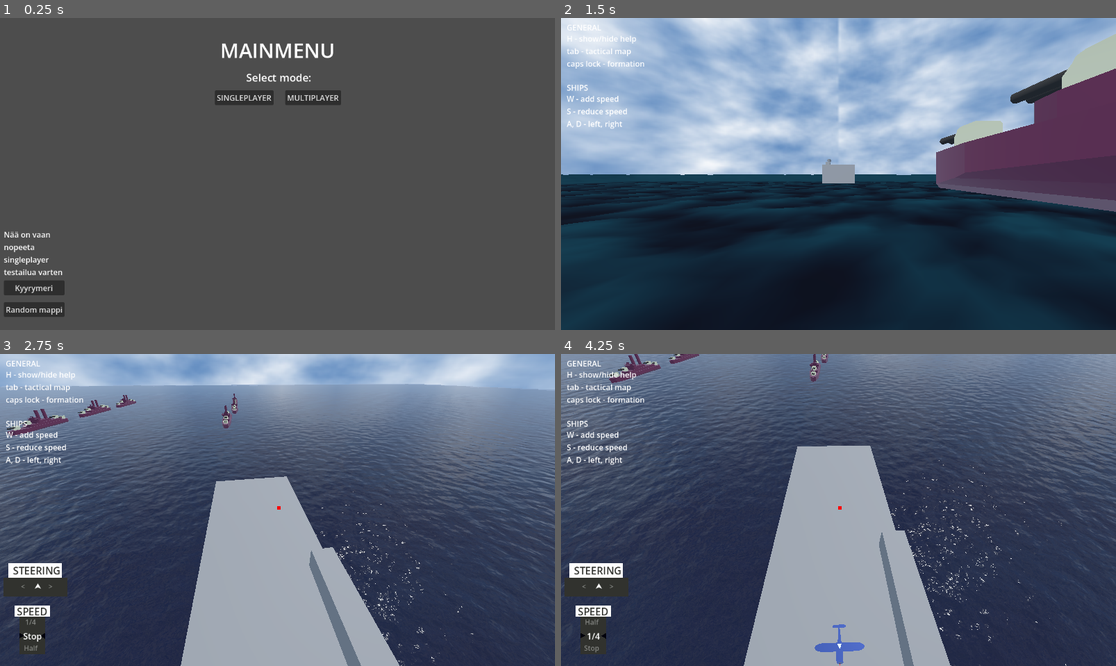
Above: before the commit, frames 1-4 (two rows, left to right).
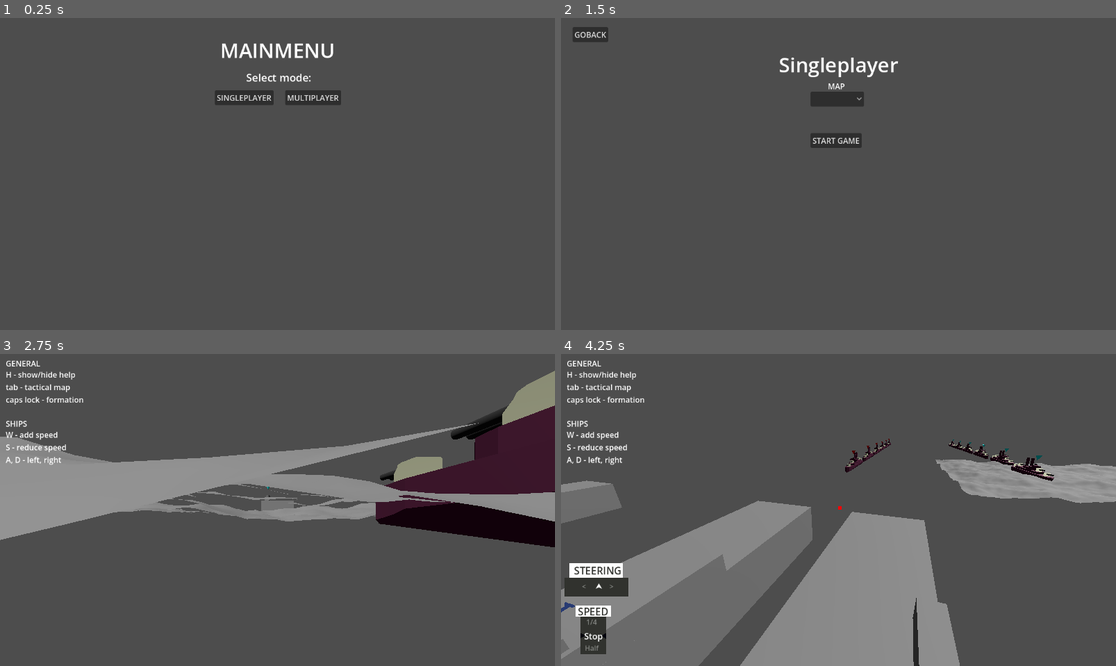
Above: after the commit, the same moments.

Repository: HenrikPent/Tattitukka
Game: Godot game, scene res://Main/main.tscn
Same seed, same stepped clock (60 frames per second), same inputs: the game is played once before the commit and once after it.
Inputs (mouse positions are in pixels of both pictures, inside the frame that each line leads up to):
- Up to frame 1 (0.25 s): no input
- Up to frame 2 (1.5 s): click (594, 286) at 0.5 s, where only the run before the commit has a clickable "Kyyrymeri"; click (805, 99) at 1.25 s, where only the run after the commit has a clickable "SINGLEPLAYER"
- Up to frame 3 (2.75 s): click (277, 475) at 2 s, where only the run after the commit has a clickable "START GAME"
- Up to frame 4 (4.25 s): tap Enter at 2.75 s; move the mouse to (866, 510) at 2.77 s; press the mouse at (866, 510) at 2.78 s; hold W (forward) from 2.78 s (still down); tap Space (jump) at 3.02, 3.77 s; move the mouse to (810, 510) at 3.52 s; release the mouse at (810, 510) at 3.53 s; tap U (carrier_spawn) at 3.6 s; click (810, 510) at 3.8 s

The runs differ from the first frame. In frame 1, 1.3% of the frame differs, in the area x 0-12%, y 68-96%; in frame 2, 98%, in the area x 0-100%, y 0-100%; in frame 3, 96%; in frame 4, 88%.

Commit message:
Pelin aloitus logiikka (multi/single) omiin scripteihin, map manager, spawn markerit mappiin + muuta pientä
Multiplayerin aloitus omassa scriptissä
singlen omassa scriptissä

Map manager hoitaa pelin alkuspawnukset, ja tulevaisuudessa esim sään ja valtauspisteet.
Spawn markkerit merkkaa spawn pointteja, joita map manger osaa käyttää.

muuta:
laivoille tilapäiset team identifaierit
mapissa unit häviää heti kun se tuhoutuu(pelaaja ei voi enää ohjata), vaikka fyysiesti se vielä esim uppoaa, tai putoaa taivaalta.

Diff:
--- a/Camera/camera_data.gd
+++ b/Camera/camera_data.gd
@@ -17,7 +17,8 @@
 	var mouse_pos = get_viewport().get_mouse_position()
 	var ray_origin = camera.project_ray_origin(mouse_pos)
 	var ray_direction = camera.project_ray_normal(mouse_pos)
-	var ray_end = ray_origin + ray_direction * 2000 # Ammuntapiiri 2km
+
+	var ray_end = ray_origin + ray_direction * 4000 # Ammuntapiiri 2km
 
 	# 1. FYSIKKAKYSELY (Raycast)
 	var space_state = camera.get_world_3d().direct_space_state
--- a/GameUI/TacticalMap/tactical_map.gd
+++ b/GameUI/TacticalMap/tactical_map.gd
@@ -39,6 +39,13 @@
 
 	# 2. Päivitetään tai luodaan ikonit
 	for unit in units:
+		if unit.get("team_id") == 0:
+			# Jos unit on “kuollut” → poista ikoni, jos se on vielä olemassa
+			if icon_map.has(unit):
+				icon_map[unit].queue_free()
+				icon_map.erase(unit)
+			continue
+
 		if not icon_map.has(unit):
 			_create_icon_for_unit(unit)
 
@@ -123,6 +130,8 @@
 	var min_dist = 30.0 # Kasvatetaan hieman osumisaluetta (30 pikseliä)
 
 	for unit in icon_map.keys():
+		if unit.get("team_id") == 0: continue
+
 		var icon = icon_map[unit]
 		# Käytetään icon.positionia suoraan, jos IconLayer on 0,0 kohdassa
 		var icon_center = icon.position + (icon.size / 2.0)
@@ -163,6 +172,7 @@
 	var min_dist = 30.0
 
 	for unit in icon_map.keys():
+		if unit.get("team_id") == 0: continue
 		if unit == selected_unit: continue # Ei voi seurata itseään
 
 		var icon = icon_map[unit]
@@ -246,6 +256,8 @@
 	for unit in icon_map.keys():
 		if not is_instance_valid(unit): continue
 
+		if unit.get("team_id") == 0: continue
+
 		if unit.get("team_id") != my_id: continue
 
 		var start_pos = world_to_map(unit.global_position)
--- a/HUDs/ShipHud/ship_hud.tscn
+++ b/HUDs/ShipHud/ship_hud.tscn
@@ -44,6 +44,7 @@
 offset_top = 550.0
 offset_right = 77.0
 offset_bottom = 590.0
+mouse_filter = 2
 
 [node name="ColorRect2" type="ColorRect" parent="Speed" unique_id=1015137458]
 layout_mode = 0
@@ -174,6 +175,7 @@
 offset_top = -1.0
 offset_right = 229.0
 offset_bottom = 39.0
+mouse_filter = 2
 
 [node name="HardPort" type="Label" parent="Steering/HBoxContainer" unique_id=207327456]
 layout_mode = 2
--- a/Main/MainMenuUI.gd
+++ b/Main/MainMenuUI.gd
@@ -149,19 +149,9 @@
 
 
 func _on_start_single_pressed():
-	## 1. Haetaan valitun kartan indeksi OptionButtonista
 	var selected_map = map_selector_2.get_selected_id()
-
-	# 2. Etsitään Main-node (jos MainMenu on sen lapsi, käytä get_parent())
-	# Jos MainMenu on eri skenessä, voit käyttää esim. get_tree().root.get_node("Main")
-	var main_node = get_parent()
-
-	if main_node and main_node.has_method("start_singleplayer"):
-		main_node.start_singleplayer(selected_map)
-		# 3. Piilotetaan valikko
-		self.hide()
-	else:
-		print("VIRHE: Main-nodea ei löytynyt tai siinä ei ole start_singleplayer-funktiota!")
+	Singleplayer.start_game(selected_map)
+	self.hide()
 
 
 func _on_back_button_pressed():
--- a/Main/Multiplayer.gd
+++ b/Main/Multiplayer.gd
@@ -136,10 +136,20 @@
 	for id in all_player_ids:
 		main_node.add_player(id)
 
-	if main_node.has_node("UnitSpawner"):
-		main_node.get_node("UnitSpawner").spawn_starting_units(all_player_ids)
+	# 4. Luodaan pelaajat
+	for id in all_player_ids:
+		main_node.add_player(id)
 
-	# Viimeinen varmistusviive ja peli käyntiin clienteilla
+	# 5. Kerrotaan MapManagerille ketkä osallistuu (Vain serveri tekee spawnin)
+	var map_container = main_node.get_node("MapContainer")
+
+	if map_container.get_child_count() > 0:
+		var current_map = map_container.get_child(0)
+		var map_manager = current_map.get_node_or_null("MapManager")
+		if map_manager:
+			map_manager.setup(all_player_ids)
+
+	# 6. Käynnistetään clientit
 	await get_tree().create_timer(0.2).timeout
 	start_game_rpc.rpc()
 
--- /dev/null
+++ b/Main/Singleplayer.gd
@@ -0,0 +1,52 @@
+#single
+extends Node
+
+var ai_count = 1
+var main_node: Node = null
+
+func _ready():
+	main_node = get_tree().root.get_node("Main")
+
+
+func start_game(map_index: int):
+	print("Aloitetaan Single Player...")
+
+	if main_node == null:
+		print("Main-nodea ei löytynyt!")
+		return
+
+	# 1️⃣ Offline peer
+	multiplayer.multiplayer_peer = OfflineMultiplayerPeer.new()
+
+	# 2️⃣ Ladataan kartta
+	var seed_val = randi()
+	main_node.load_map(map_index, seed_val)
+
+	# ❗ ODOTA YKSI FRAME että mapin _ready() ehtii ajautua
+	await get_tree().process_frame
+
+	# 3️⃣ Lisää pelaaja
+	main_node.add_player(1)
+
+	# 4️⃣ Participants
+	var participants = [1]
+	for i in range(1, ai_count + 1):
+		participants.append(-i)
+
+	# 5️⃣ Hae MapManager dynaamisesti
+	var map_container = main_node.get_node("MapContainer")
+
+	if map_container.get_child_count() > 0:
+		var current_map = map_container.get_child(0)
+		var map_manager = current_map.get_node_or_null("MapManager")
+		if map_manager:
+			map_manager.setup(participants)
+
+	# 6️⃣ UI
+	if main_node.has_node("UI/TacticalMap"):
+		main_node.get_node("UI/TacticalMap").setup(main_node.get_node("Units"))
+
+	if main_node.has_node("UI/HelpUI"):
+		main_node.get_node("UI/HelpUI").visible = true
+
+	Input.set_mouse_mode(Input.MOUSE_MODE_CAPTURED)
--- a/Main/main.gd
+++ b/Main/main.gd
@@ -9,38 +9,6 @@
 func _ready():
 	# Kun joku yhdistää, serveri hoitaa pelaajan luomisen
 	multiplayer.peer_disconnected.connect(remove_player)
-
-func start_singleplayer(map_index: int):
-	print("Aloitetaan Single Player...")
-
-	# Luodaan "offline" serveri, jotta is_server() on true ja spawnerit toimivat
-	#var peer = SceneMultiplayer.new()
-	multiplayer.multiplayer_peer = OfflineMultiplayerPeer.new()
-
-	var seed_val = randi()
-	load_map(map_index, seed_val)
-
-	add_player(1) # Pelaaja
-
-	# Luodaan lista, jossa on pelaaja (1) ja AI:t (-1, -2 jne.)
-	var participants = [1]
-	var ai_count = 1
-	for i in range(1, ai_count + 1):
-		participants.append(-i)
-	# Kutsutaan unittien spawneria
-	# Annetaan sille lista, jossa on vain sinun ID (1)
-	if has_node("UnitSpawner"):
-		$UnitSpawner.spawn_starting_units(participants)
-
-
-	if has_node("UI/TacticalMap"):
-		$UI/TacticalMap.setup($Units)
-		print("DEBUG: TacticalMap setup valmis. Kohde: ", $Units.get_path())
-
-	if has_node("UI/HelpUI"):
-		$UI/HelpUI.visible = true
-
-	Input.set_mouse_mode(Input.MOUSE_MODE_CAPTURED)
 
 
 func add_player(id: int):
--- a/Main/main_menu.tscn
+++ b/Main/main_menu.tscn
@@ -77,6 +77,7 @@
 horizontal_alignment = 1
 
 [node name="TESTING" type="Control" parent="Main" unique_id=1198243652]
+visible = false
 anchors_preset = 0
 offset_right = 40.0
 offset_bottom = 40.0
--- a/Main/unit_spawner.gd
+++ b/Main/unit_spawner.gd
@@ -8,7 +8,7 @@
 	"carrier": preload("res://Units/Vehicles/Ships/Carrier/Carrier.tscn"),
 	"rifleman": preload("res://Units/Soldiers/Rifleman/Rifleman.tscn")
 	}
-
+"""
 func spawn_starting_units(player_ids: Array):
 	if not multiplayer.is_server(): return
 
@@ -21,7 +21,7 @@
 		var base_x = player_slot * 400.0
 
 		# 1. Destroyerit
-		for i in range(3):
+		for i in range(6):
 			var unit_name = "dest_" + str(id) + "_" + str(i)
 			var spawn_pos = Vector3(base_x + 20, -5, i * 200) # Pieni offset carrieriin
 			var unit = spawn_unit("destroyer", id, spawn_pos, unit_name)
@@ -30,9 +30,9 @@
 				first_unit = unit
 
 		# 2. Carrier
-		for i in range(1):
+		for i in range(2):
 			var unit_name = "carrier_" + str(id) + "_" + str(i)
-			var spawn_pos = Vector3(base_x, 0, -500)
+			var spawn_pos = Vector3(base_x + i*300, 0, -500)
 			var unit = spawn_unit("carrier", id, spawn_pos, unit_name)
 
 			# Asetetaan Carrier oletukseksi
@@ -44,7 +44,7 @@
 			if is_instance_valid(final_unit):
 				UnitManager._perform_switch(id, final_unit)
 		)
-
+"""
 
 func spawn_unit(type: String, team: int, pos: Vector3, nime: String, rot: Vector3 = Vector3.ZERO):
 	if not multiplayer.is_server(): return null
--- a/Maps/Kyyrymeri/Kyyry_meri.tscn
+++ b/Maps/Kyyrymeri/Kyyry_meri.tscn
@@ -1,6 +1,7 @@
 [gd_scene format=3 uid="uid://ch0ickhsmyf2o"]
 
 [ext_resource type="Script" uid="uid://ckaq3pi3tse83" path="res://Maps/Kyyrymeri/sea_floor.gd" id="1_7mrgk"]
+[ext_resource type="Script" uid="uid://dd6vd3lo6ei77" path="res://Maps/Kyyrymeri/MapManager.gd" id="2_ei5om"]
 
 [sub_resource type="Gradient" id="Gradient_ei5om"]
 colors = PackedColorArray(0.34901962, 0.5254902, 0.7411765, 0.48235294, 1, 1, 1, 1)
@@ -207,3 +208,20 @@
 
 [node name="Mesh" type="MeshInstance3D" parent="OceanFloor/Floor" unique_id=171632995]
 script = ExtResource("1_7mrgk")
+
+[node name="MapManager" type="Node3D" parent="." unique_id=522847959]
+script = ExtResource("2_ei5om")
+
+[node name="SpawnPoints" type="Node3D" parent="." unique_id=65579339]
+
+[node name="Spawn_T1_1" type="Marker3D" parent="SpawnPoints" unique_id=565182588]
+transform = Transform3D(1, 0, 0, 0, 1, 0, 0, 0, 1, 2000, 0, 2000)
+
+[node name="Spawn_T1_2" type="Marker3D" parent="SpawnPoints" unique_id=1633394345]
+transform = Transform3D(1, 0, 0, 0, 1, 0, 0, 0, 1, 2000, 0, -2000)
+
+[node name="Spawn_T1_3" type="Marker3D" parent="SpawnPoints" unique_id=170163296]
+transform = Transform3D(1, 0, 0, 0, 1, 0, 0, 0, 1, -2000, 0, -2000)
+
+[node name="Spawn_T1_4" type="Marker3D" parent="SpawnPoints" unique_id=82662847]
+transform = Transform3D(1, 0, 0, 0, 1, 0, 0, 0, 1, -2000, 0, 2000)
--- /dev/null
+++ b/Maps/Kyyrymeri/MapManager.gd
@@ -0,0 +1,56 @@
+extends Node
+
+var participants : Array = [] # tässä voi olla sekä Host, clientit että AI pelaajat
+
+func setup(players: Array):
+	participants = players
+
+	if multiplayer.is_server():
+		spawn_initial_units(participants)
+
+
+func gets_spawn(team: int) -> Vector3:
+	var nodes = get_tree().get_nodes_in_group("spawns_team_" + str(team))
+	if nodes.size() > 0:
+		return nodes.pick_random().global_position
+	return Vector3.ZERO
+
+func spawn_initial_units(player_ids: Array):
+	if not multiplayer.is_server(): return
+
+	for id in player_ids:
+		var first_unit = null
+
+		# Luodaan pelaajalle "paikka" maailmassa (0-4)
+		# Käytetään jakojäännöstä 5:llä ja kerrotaan se 100:lla (väliä 100m)
+		var player_slot = player_ids.find(id) # Tai: id % 5
+		var base_x = player_slot * 400.0
+
+		# 1. Destroyerit
+		for i in range(6):
+			var unit_name = "dest_" + str(id) + "_" + str(i)
+			var spawn_pos = Vector3(base_x + 20, -5, i * 200) # Pieni offset carrieriin
+			var unit = UnitSpawner.spawn_unit("destroyer", id, spawn_pos, unit_name)
+
+			if first_unit == null:
+				first_unit = unit
+
+		# 2. Carrier
+		for i in range(2):
+			var unit_name = "carrier_" + str(id) + "_" + str(i)
+			var spawn_pos = Vector3(base_x + i*300, 0, -500)
+			var unit = UnitSpawner.spawn_unit("carrier", id, spawn_pos, unit_name)
+
+			# Asetetaan Carrier oletukseksi
+			first_unit = unit
+
+		# Hallinnan vaihto viiveellä
+		var final_unit = first_unit
+		get_tree().create_timer(1.0).timeout.connect(func():
+			if is_instance_valid(final_unit):
+				UnitManager._perform_switch(id, final_unit)
+		)
+
+func _process(_delta):
+	# Tässä voit hallita esim. sään muutoksia tai voittolaskentaa
+	pass
--- a/Maps/RandomMap/random_map.tscn
+++ b/Maps/RandomMap/random_map.tscn
@@ -1,6 +1,7 @@
 [gd_scene format=3 uid="uid://cjjmnq26xg2ja"]
 
 [ext_resource type="Script" uid="uid://i4ljrwihahxt" path="res://Maps/RandomMap/RandomMap.gd" id="1_l02gm"]
+[ext_resource type="Script" uid="uid://dd6vd3lo6ei77" path="res://Maps/Kyyrymeri/MapManager.gd" id="1_n35o5"]
 
 [sub_resource type="Environment" id="Environment_b5dll"]
 
@@ -9,6 +10,9 @@
 [sub_resource type="Compositor" id="Compositor_n35o5"]
 
 [node name="RandomMap" type="Node3D" unique_id=194924670]
+
+[node name="MapManager" type="Node3D" parent="." unique_id=886871911]
+script = ExtResource("1_n35o5")
 
 [node name="StaticBody3D" type="StaticBody3D" parent="." unique_id=2085927272]
 
@@ -26,3 +30,17 @@
 environment = SubResource("Environment_b5dll")
 camera_attributes = SubResource("CameraAttributesPractical_l02gm")
 compositor = SubResource("Compositor_n35o5")
+
+[node name="SpawnPoints" type="Node3D" parent="." unique_id=1090124059]
+
+[node name="Spawn_T1_1" type="Marker3D" parent="SpawnPoints" unique_id=1861376460]
+transform = Transform3D(1, 0, 0, 0, 1, 0, 0, 0, 1, 2000, 0, 2000)
+
+[node name="Spawn_T1_2" type="Marker3D" parent="SpawnPoints" unique_id=288142712]
+transform = Transform3D(1, 0, 0, 0, 1, 0, 0, 0, 1, 2000, 0, -2000)
+
+[node name="Spawn_T1_3" type="Marker3D" parent="SpawnPoints" unique_id=375436581]
+transform = Transform3D(1, 0, 0, 0, 1, 0, 0, 0, 1, -2000, 0, -2000)
+
+[node name="Spawn_T1_4" type="Marker3D" parent="SpawnPoints" unique_id=1432579261]
+transform = Transform3D(1, 0, 0, 0, 1, 0, 0, 0, 1, -2000, 0, 2000)
--- a/Units/Vehicles/Ships/Carrier/Carrier.tscn
+++ b/Units/Vehicles/Ships/Carrier/Carrier.tscn
@@ -4,6 +4,7 @@
 [ext_resource type="Script" uid="uid://4444remad25y" path="res://Units/Vehicles/Ships/Destroyer/ShipDamageManager.gd" id="2_11cm4"]
 [ext_resource type="Script" uid="uid://b5n3n7kvpxqub" path="res://Units/Vehicles/Ships/Carrier/plane_spawner.gd" id="2_11jt6"]
 [ext_resource type="PackedScene" uid="uid://burshulicu6nj" path="res://HUDs/ShipHud/ship_hud.tscn" id="3_ag4s0"]
+[ext_resource type="Script" uid="uid://b83loct86afl6" path="res://Units/Vehicles/Ships/Destroyer/team_marker.gd" id="5_f3i0f"]
 
 [sub_resource type="SceneReplicationConfig" id="SceneReplicationConfig_hqgen"]
 properties/0/path = NodePath(".:sync_speed_index")
@@ -44,6 +45,11 @@
 
 [sub_resource type="BoxMesh" id="BoxMesh_nvdkt"]
 size = Vector3(4, 2, 5)
+
+[sub_resource type="CylinderMesh" id="CylinderMesh_6hlxq"]
+top_radius = 5.0
+bottom_radius = 0.0
+height = 10.0
 
 [node name="Carrier" type="CharacterBody3D" unique_id=181965197]
 collision_layer = 8
@@ -90,3 +96,8 @@
 [node name="HUD" type="CanvasLayer" parent="." unique_id=1486320551]
 
 [node name="ShipHUD" parent="HUD" unique_id=1897236483 instance=ExtResource("3_ag4s0")]
+
+[node name="TeamMarker" type="MeshInstance3D" parent="." unique_id=1994279744]
+transform = Transform3D(1, 0, 0, 0, 1, 0, 0, 0, 1, -23.816618, 56.794846, -25.113552)
+mesh = SubResource("CylinderMesh_6hlxq")
+script = ExtResource("5_f3i0f")
--- a/Units/Vehicles/Ships/Destroyer/ShipDamageManager.gd
+++ b/Units/Vehicles/Ships/Destroyer/ShipDamageManager.gd
@@ -30,7 +30,7 @@
 	if current_health <= 0:
 		sink_ship()
 
-func check_module_damage(hit_pos: Vector3):
+func check_module_damage(_hit_pos: Vector3):
 	# Tässä kohtaa vertaat hit_pos:ia laivan moottorin tai tykkien sijaintiin
 	# Jos etäisyys on pieni, vaurioita kyseistä osaa
 	pass
--- a/Units/Vehicles/Ships/Destroyer/destroyer.tscn
+++ b/Units/Vehicles/Ships/Destroyer/destroyer.tscn
@@ -8,6 +8,7 @@
 [ext_resource type="Script" uid="uid://bhl3xo5ar3x3v" path="res://Units/Vehicles/Ships/Destroyer/destroyer_turret.gd" id="3_6dt7c"]
 [ext_resource type="Script" uid="uid://dxh5xvwav752h" path="res://Units/Vehicles/Ships/Destroyer/turret_manager.gd" id="3_i4px2"]
 [ext_resource type="PackedScene" uid="uid://cseul83jry2lf" path="res://Units/Vehicles/Ships/Destroyer/muzzle_flash.tscn" id="5_0enge"]
+[ext_resource type="Script" uid="uid://b83loct86afl6" path="res://Units/Vehicles/Ships/Destroyer/team_marker.gd" id="5_rdg3a"]
 [ext_resource type="Script" uid="uid://cyqu21j1a5tmq" path="res://Units/Vehicles/Ships/Destroyer/DestroyerMuzzle.gd" id="6_dg6dm"]
 [ext_resource type="AudioStream" uid="uid://cd8m0a65tmmoq" path="res://Units/Vehicles/Ships/Destroyer/Gun_sound.wav" id="7_dg6dm"]
 
@@ -52,6 +53,11 @@
 properties/12/spawn = true
 properties/12/replication_mode = 1
 
+[sub_resource type="CylinderMesh" id="CylinderMesh_d2w44"]
+top_radius = 5.0
+bottom_radius = 0.0
+height = 10.0
+
 [sub_resource type="BoxShape3D" id="BoxShape3D_71o2c"]
 size = Vector3(16, 20, 140)
 
@@ -81,6 +87,11 @@
 
 [node name="blenderhull2" parent="." unique_id=1348920901 instance=ExtResource("1_0knfl")]
 
+[node name="TeamMarker" type="MeshInstance3D" parent="." unique_id=190458676]
+transform = Transform3D(1, 0, 0, 0, 1, 0, 0, 0, 1, 0, 40.375847, -8.356059)
+mesh = SubResource("CylinderMesh_d2w44")
+script = ExtResource("5_rdg3a")
+
 [node name="Physics collider" type="CollisionShape3D" parent="." unique_id=616247942]
 transform = Transform3D(1, 0, 0, 0, 1, 0, 0, 0, 1, 0, 10, 0)
 shape = SubResource("BoxShape3D_71o2c")
--- a/Units/Vehicles/Ships/Destroyer/destroyer_turret.gd
+++ b/Units/Vehicles/Ships/Destroyer/destroyer_turret.gd
@@ -70,52 +70,64 @@
 		if "projectile_speed" in muzzle:
 			muzzle.projectile_speed = projectile_speed
 
+
 func _process(delta: float) -> void:
-	if get_parent() == UnitManager.controlled_unit:
-		if not gun: return
+	if get_parent() != UnitManager.controlled_unit:
+		return
 
-		update_target()
+	# 1. TUNNISTA TÄHTÄYSPISTE (Raycast suoraan tässä)
+	var cam = get_viewport().get_camera_3d()
+	if not cam: return
 
-		var final_target_pos: Vector3 = CameraData.hit_position
-		if current_target:
-			final_target_pos = get_predicted_position(current_target)
-		#if multiplayer.is_server():
-			#print("Host tähtää pisteeseen: ", final_target_pos)
+	var mouse_pos = get_viewport().get_mouse_position()
+	if Input.get_mouse_mode() == Input.MOUSE_MODE_CAPTURED:
+		mouse_pos = get_viewport().get_visible_rect().size / 2
 
-		# --- BALLISTINEN PITCH-LASKENTA ---
-		var gun_global = gun.global_transform.origin
-		var diff = final_target_pos - gun_global
+	var ray_origin = cam.project_ray_origin(mouse_pos)
+	var ray_dir = cam.project_ray_normal(mouse_pos)
 
-		var x = Vector2(diff.x, diff.z).length()
-		var y = diff.y
-		var v = projectile_speed
-		var g = gravity
+	# Ammutaan säde maailmaan
+	var space_state = get_world_3d().direct_space_state
+	var query = PhysicsRayQueryParameters3D.create(ray_origin, ray_origin + ray_dir * 2000)
+	query.collision_mask = 4 # Kerros, jossa meri/maa on
+	var result = space_state.intersect_ray(query)
 
-		var v2 = v * v
-		# Lasketaan diskriminantti
-		var root = v2 * v2 - g * (g * (x * x) + 2 * y * v2)
+	var final_target_pos: Vector3
+	if result:
+		final_target_pos = result.position
+	else:
+		# Jos ei osuta mihinkään, tähdätään kauas horisonttiin
+		final_target_pos = ray_origin + (ray_dir * 1000.0)
 
-		var target_pitch: float
-		if root >= 0:
-			var angle = atan((v2 - sqrt(root)) / (g * x))
-			# Jos aiemmin oli -angle ja se meni väärinpäin, kokeile:
-			target_pitch = angle
-		else:
-			# Kantama loppuu, tähdätään 45 astetta (tässäkin voi joutua kääntämään etumerkin)
-			target_pitch = deg_to_rad(45.0)
+	# 2. BALLISTINEN LASKENTA (Käyttäen tätä juuri laskettua pistettä)
+	var diff = final_target_pos - gun.global_transform.origin
+	var x = Vector2(diff.x, diff.z).length()
+	var y = diff.y
+	var v = projectile_speed
+	var g = gravity
+
+	var v2 = v * v
+	var root = v2 * v2 - g * (g * (x * x) + 2 * y * v2)
+
+	var target_pitch: float
+	if root >= 0:
+		target_pitch = atan((v2 - sqrt(root)) / (g * x))
+	else:
+		target_pitch = deg_to_rad(45.0) # Maksimikantama
+
+	# 3. KÄÄNTÄMINEN (Yaw & Pitch)
+	# (Tässä käytät samaa clamp-logiikkaa kuin aiemminkin)
+	var desired_yaw = atan2(-diff.x, -diff.z)
+	var yaw_diff = wrapf(desired_yaw - global_rotation.y, -PI, PI)
+	global_rotation.y += clamp(yaw_diff, -deg_to_rad(yaw_speed * delta), deg_to_rad(yaw_speed * delta))
+
+	var pitch_diff = target_pitch - gun.rotation.x
+	gun.rotation.x += clamp(pitch_diff, -deg_to_rad(pitch_speed * delta), deg_to_rad(pitch_speed * delta))
+	# 4. AMMUNTA
+	if Input.is_action_pressed("fire") and Input.get_mouse_mode() == Input.MOUSE_MODE_CAPTURED:
+		fire_muzzle()
 
 
-		var pitch_diff = target_pitch - gun.rotation.x
-		gun.rotation.x += clamp(pitch_diff, -deg_to_rad(pitch_speed * delta), deg_to_rad(pitch_speed * delta))
-
-		# --- YAW (Vasen/Oikea) ---
-		var desired_yaw = atan2(-diff.x, -diff.z)
-		var yaw_diff = wrapf(desired_yaw - global_rotation.y, -PI, PI)
-		global_rotation.y += clamp(yaw_diff, -deg_to_rad(yaw_speed * delta), deg_to_rad(yaw_speed * delta))
-
-		# AMMUNTA
-		if Input.is_action_pressed("fire") and Input.get_mouse_mode() == Input.MOUSE_MODE_CAPTURED:
-			fire_muzzle()
 
 func update_target():
 	var hit_node = CameraData.hit_node
--- /dev/null
+++ b/Units/Vehicles/Ships/Destroyer/team_marker.gd
@@ -0,0 +1,18 @@
+extends MeshInstance3D
+
+@export var own_color := Color.CYAN
+@export var enemy_color := Color.RED
+
+func _ready():
+	var ship = get_parent()
+	var my_id = get_tree().get_multiplayer().get_unique_id() # tämä on oikea tapa!
+
+	if ship.team_id == my_id:
+		material_override = _create_material(own_color)
+	else:
+		material_override = _create_material(enemy_color)
+
+func _create_material(c: Color) -> StandardMaterial3D:
+	var mat = StandardMaterial3D.new()
+	mat.albedo_color = c
+	return mat
--- a/Units/Vehicles/Ships/ShipControl.gd
+++ b/Units/Vehicles/Ships/ShipControl.gd
@@ -284,7 +284,13 @@
 	move_and_slide()
 
 func start_sinking():
+	if is_sinking: return # Estetään moninkertainen kutsu
 	is_sinking = true
+	# Jos tämä oli pelaajan hallitsema laiva, vapautetaan kamera
+	if UnitManager.controlled_unit == self:
+		UnitManager.controlled_unit = null
+		# Tässä kohtaa kannattaa piilottaa HUD
+		set_hud_active(false)
 
 
 func set_team(id: int):
--- a/project.godot
+++ b/project.godot
@@ -22,6 +22,7 @@
 Multiplayer="*uid://03ge5k2lf23w"
 UnitSpawner="*uid://tsryb821r2g"
 UnitManager="*uid://jj5x15rf0n5a"
+Singleplayer="*uid://di77mkoo6sydb"
 
 [dotnet]
 
Not shown, added: Main/Singleplayer.gd.uid
Not shown, added: Maps/Kyyrymeri/MapManager.gd.uid
Not shown, added: Units/Vehicles/Ships/Destroyer/team_marker.gd.uid
